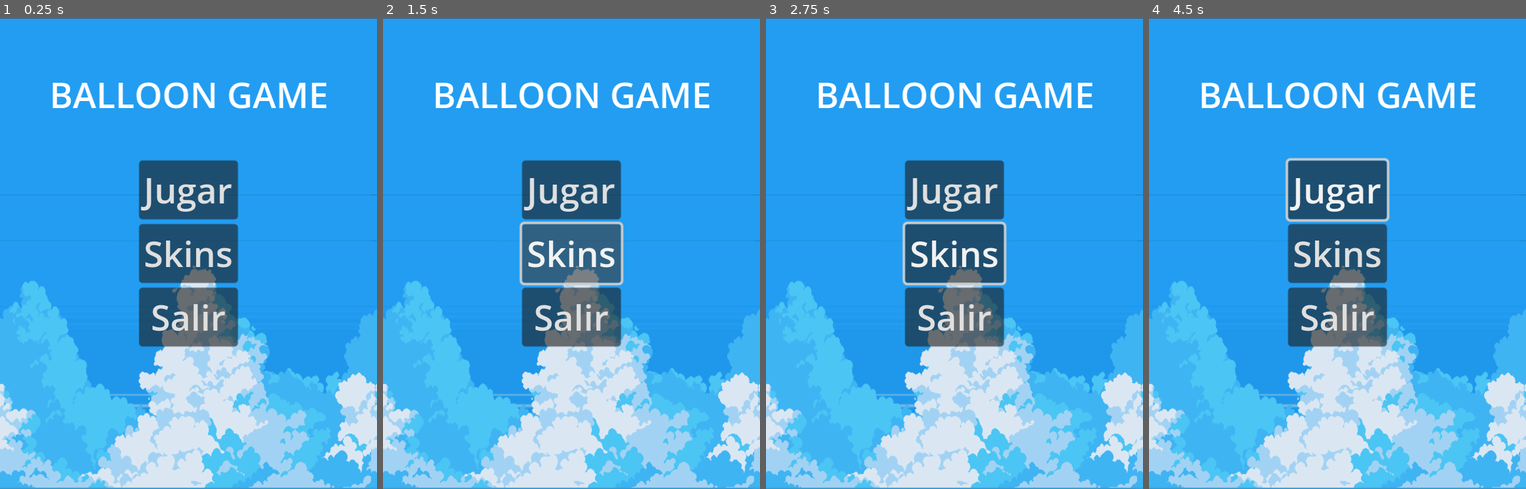
Above: before the commit, frames 1-4 (left to right).
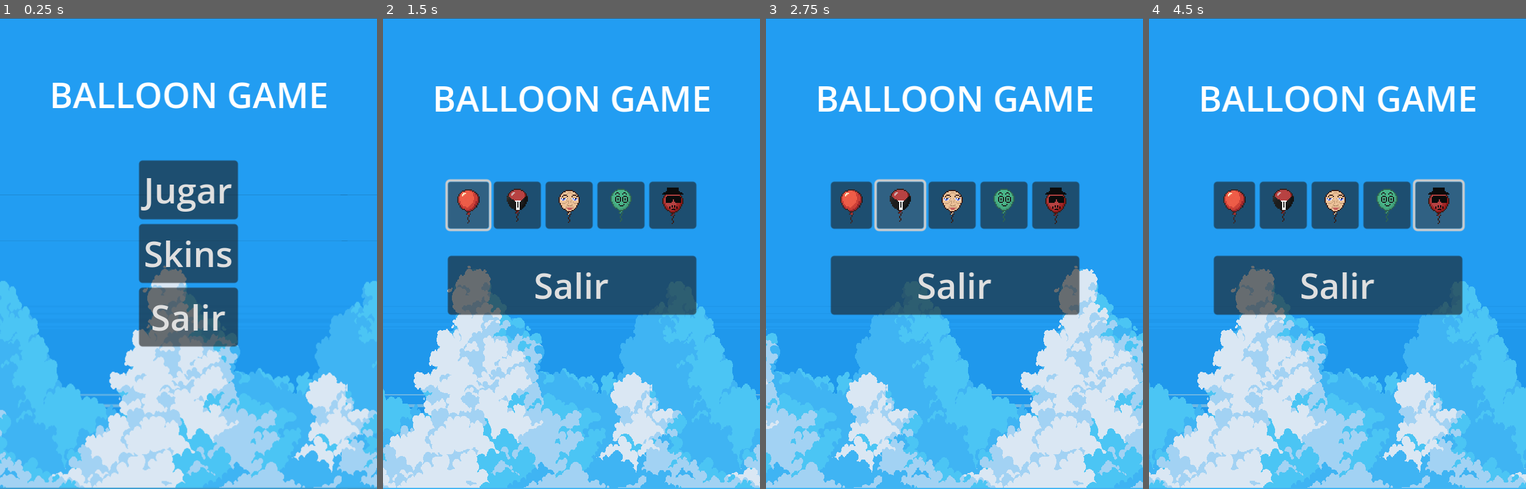
Above: after the commit, the same moments.

Repository: ALDAXITOALONE/BallonGame_Aldaxn_n_Bordoli
Game: Godot game, scene res://Escenas/menu.tscn
Same seed, same stepped clock (60 frames per second), same inputs: the game is played once before the commit and once after it. The project has no main scene, so this scene is started directly.
Inputs (mouse positions are in pixels of both pictures, inside the frame that each line leads up to):
- Up to frame 1 (0.25 s): no input
- Up to frame 2 (1.5 s): click "Skins" at 0.5 s; click "Skins" (after the commit: "......") at 1.25 s
- Up to frame 3 (2.75 s): click (897, 206) at 2.02 s
- Up to frame 4 (4.5 s): click (1333, 206) at 2.77 s; click (1386, 206) at 3.52 s; click (1439, 206) at 4.27 s

The runs differ from the first frame. In frame 1, 20% of the frame differs, in the area x 0-100%, y 37-100%; in frame 2, 47%; in frame 3, 46%; in frame 4, 47%, in the area x 0-100%, y 13-100%.

Commit message:
Interfaz Skins

Diff:
--- a/Escenas/jugador.tscn
+++ b/Escenas/jugador.tscn
@@ -1,9 +1,9 @@
 [gd_scene load_steps=10 format=3 uid="uid://nohiebf2u1dx"]
 
-[ext_resource type="Script" path="res://jugador.gd" id="1_x5j5t"]
-[ext_resource type="Texture2D" uid="uid://2ywk6o70s3w8" path="res://Spikes/ChatGPT Image 10 may 2025, 01_34_49 p.m..png" id="2_duioa"]
-[ext_resource type="Texture2D" uid="uid://2d33vod41er8" path="res://Spikes/explosion0 (2).png" id="3_dq6kf"]
-[ext_resource type="PackedScene" uid="uid://duvgklhlmsa1v" path="res://perdedor.tscn" id="4_38n7y"]
+[ext_resource type="Script" path="res://Scripts/jugador.gd" id="1_x5j5t"]
+[ext_resource type="Texture2D" uid="uid://2ywk6o70s3w8" path="res://Assets/ChatGPT Image 10 may 2025, 01_34_49 p.m..png" id="2_duioa"]
+[ext_resource type="Texture2D" uid="uid://2d33vod41er8" path="res://Assets/explosion0 (2).png" id="3_dq6kf"]
+[ext_resource type="PackedScene" uid="uid://duvgklhlmsa1v" path="res://Escenas/perdedor.tscn" id="4_38n7y"]
 
 [sub_resource type="CapsuleShape2D" id="CapsuleShape2D_6385t"]
 radius = 24.0
@@ -152,7 +152,7 @@
 script = ExtResource("1_x5j5t")
 
 [node name="Sprite2D" type="Sprite2D" parent="."]
-texture_filter = 2
+texture_filter = 1
 scale = Vector2(0.083, 0.085)
 texture = ExtResource("2_duioa")
 
@@ -198,6 +198,7 @@
 
 [node name="CanvasLayer" parent="." instance=ExtResource("4_38n7y")]
 visible = false
+script = null
 
 [node name="Label2" type="Label" parent="CanvasLayer"]
 anchors_preset = 8
@@ -205,14 +206,18 @@
 anchor_top = 0.5
 anchor_right = 0.5
 anchor_bottom = 0.5
-offset_left = -53.0
-offset_top = -160.0
-offset_right = 57.0
-offset_bottom = -110.0
+offset_left = -155.0
+offset_top = -161.0
+offset_right = 154.0
+offset_bottom = -111.0
 grow_horizontal = 2
 grow_vertical = 2
 theme_override_colors/font_color = Color(1, 0.752941, 0, 1)
-theme_override_font_sizes/font_size = 16
+theme_override_font_sizes/font_size = 10
+text = "Hay competiciones de arte con globos donde crean
+dragones, vestidos, castillos y más, ¡solo con globos inflables!\"
+"
+horizontal_alignment = 1
 
 [node name="perdedor" type="Timer" parent="."]
 wait_time = 3.0
@@ -225,9 +230,9 @@
 [node name="velocidad" type="CanvasLayer" parent="."]
 
 [node name="km" type="Label" parent="velocidad"]
-offset_left = 186.0
+offset_left = 165.0
 offset_top = 24.0
-offset_right = 226.0
+offset_right = 205.0
 offset_bottom = 47.0
 theme_override_colors/font_color = Color(1, 1, 1, 1)
 
--- a/Escenas/mapa.tscn
+++ b/Escenas/mapa.tscn
@@ -1,12 +1,12 @@
 [gd_scene load_steps=10 format=3 uid="uid://ctgubief0h3ip"]
 
-[ext_resource type="Script" path="res://mapa.gd" id="1_h3hsc"]
-[ext_resource type="PackedScene" uid="uid://nohiebf2u1dx" path="res://jugador.tscn" id="1_n4tuw"]
-[ext_resource type="Texture2D" uid="uid://bhklupxuxqlpa" path="res://Spikes/free-sky-with-clouds-background-pixel-art-set/Clouds/Clouds 1/4.png" id="3_8nkps"]
-[ext_resource type="Script" path="res://parallax_layer.gd" id="3_k043s"]
-[ext_resource type="Texture2D" uid="uid://bnnx5bavw0xwk" path="res://Spikes/Tilesets/OverWorld.png" id="4_jqyvt"]
-[ext_resource type="PackedScene" uid="uid://puic6emtybl8" path="res://pinchos.tscn" id="6_co3dq"]
-[ext_resource type="PackedScene" uid="uid://ddd2urpgxcmai" path="res://objeto.tscn" id="7_xqv4n"]
+[ext_resource type="Script" path="res://Scripts/mapa.gd" id="1_h3hsc"]
+[ext_resource type="PackedScene" uid="uid://nohiebf2u1dx" path="res://Escenas/jugador.tscn" id="1_n4tuw"]
+[ext_resource type="Texture2D" uid="uid://bhklupxuxqlpa" path="res://Assets/free-sky-with-clouds-background-pixel-art-set/Clouds/Clouds 1/4.png" id="3_8nkps"]
+[ext_resource type="Script" path="res://Scripts/parallax_layer.gd" id="3_k043s"]
+[ext_resource type="Texture2D" uid="uid://bnnx5bavw0xwk" path="res://Assets/free-sky-with-clouds-background-pixel-art-set/Clouds/Clouds 2/Tilesets/OverWorld.png" id="4_jqyvt"]
+[ext_resource type="PackedScene" uid="uid://puic6emtybl8" path="res://Escenas/pinchos.tscn" id="6_co3dq"]
+[ext_resource type="PackedScene" uid="uid://ddd2urpgxcmai" path="res://Escenas/objeto.tscn" id="7_xqv4n"]
 
 [sub_resource type="TileSetAtlasSource" id="TileSetAtlasSource_qpacc"]
 texture = ExtResource("4_jqyvt")
--- a/Escenas/menu.tscn
+++ b/Escenas/menu.tscn
@@ -1,9 +1,9 @@
 [gd_scene load_steps=5 format=3 uid="uid://bvbmetiiixwrv"]
 
-[ext_resource type="Script" path="res://menu.gd" id="1_ihot3"]
-[ext_resource type="Texture2D" uid="uid://bxyre6mhu8fqu" path="res://Spikes/free-sky-with-clouds-background-pixel-art-set/Clouds/Clouds 1/1.png" id="1_sdw64"]
-[ext_resource type="Texture2D" uid="uid://cl1xhfxujvheb" path="res://Spikes/free-sky-with-clouds-background-pixel-art-set/Clouds/Clouds 1/2.png" id="2_x3xla"]
-[ext_resource type="Texture2D" uid="uid://bhklupxuxqlpa" path="res://Spikes/free-sky-with-clouds-background-pixel-art-set/Clouds/Clouds 1/4.png" id="3_l10bu"]
+[ext_resource type="Script" path="res://Scripts/menu.gd" id="1_ihot3"]
+[ext_resource type="Texture2D" uid="uid://bxyre6mhu8fqu" path="res://Assets/free-sky-with-clouds-background-pixel-art-set/Clouds/Clouds 1/1.png" id="1_sdw64"]
+[ext_resource type="Texture2D" uid="uid://cl1xhfxujvheb" path="res://Assets/free-sky-with-clouds-background-pixel-art-set/Clouds/Clouds 1/2.png" id="2_x3xla"]
+[ext_resource type="Texture2D" uid="uid://bhklupxuxqlpa" path="res://Assets/free-sky-with-clouds-background-pixel-art-set/Clouds/Clouds 1/4.png" id="3_l10bu"]
 
 [node name="Menu" type="Control"]
 process_mode = 3
@@ -44,6 +44,7 @@
 grow_vertical = 2
 
 [node name="Jugar" type="Button" parent="VBoxContainer"]
+process_mode = 3
 layout_mode = 2
 theme_override_font_sizes/font_size = 30
 text = "Jugar
@@ -90,4 +91,5 @@
 texture = ExtResource("3_l10bu")
 
 [connection signal="pressed" from="VBoxContainer/Jugar" to="." method="_on_jugar_pressed"]
+[connection signal="pressed" from="VBoxContainer/Button" to="." method="_on_button_pressed"]
 [connection signal="pressed" from="VBoxContainer/Salir" to="." method="_on_salir_pressed"]
--- a/Escenas/objeto.tscn
+++ b/Escenas/objeto.tscn
@@ -1,7 +1,7 @@
 [gd_scene load_steps=4 format=3 uid="uid://ddd2urpgxcmai"]
 
-[ext_resource type="Script" path="res://objeto.gd" id="1_1k3xg"]
-[ext_resource type="Texture2D" uid="uid://d3r6k6fwtd2lk" path="res://Spikes/ChatGPT Image 16 may 2025, 08_27_10 p.m..png" id="2_1w8kx"]
+[ext_resource type="Script" path="res://Scripts/objeto.gd" id="1_1k3xg"]
+[ext_resource type="Texture2D" uid="uid://d3r6k6fwtd2lk" path="res://Assets/ChatGPT Image 16 may 2025, 08_27_10 p.m..png" id="2_1w8kx"]
 
 [sub_resource type="RectangleShape2D" id="RectangleShape2D_xy5uy"]
 size = Vector2(17.5, 25)
--- a/Escenas/perdedor.tscn
+++ b/Escenas/perdedor.tscn
@@ -1,6 +1,6 @@
 [gd_scene load_steps=2 format=3 uid="uid://duvgklhlmsa1v"]
 
-[ext_resource type="Script" path="res://perdedor.gd" id="1_2xxdp"]
+[ext_resource type="Script" path="res://Scripts/perdedor.gd" id="1_2xxdp"]
 
 [node name="CanvasLayer" type="CanvasLayer"]
 process_mode = 3
@@ -47,11 +47,13 @@
 grow_vertical = 2
 
 [node name="reiniciar" type="Button" parent="VBoxContainer"]
+process_mode = 3
 layout_mode = 2
 text = "Reiniciar
 "
 
 [node name="salir" type="Button" parent="VBoxContainer"]
+process_mode = 3
 layout_mode = 2
 text = "Salir"
 
--- a/Escenas/pinchos.tscn
+++ b/Escenas/pinchos.tscn
@@ -1,7 +1,7 @@
 [gd_scene load_steps=4 format=3 uid="uid://puic6emtybl8"]
 
-[ext_resource type="Script" path="res://pinchos.gd" id="1_sbcwo"]
-[ext_resource type="Texture2D" uid="uid://gnue70ppcqqk" path="res://Spikes/Enlarged/4 Conjoined Spikes.png" id="2_ymwfy"]
+[ext_resource type="Script" path="res://Scripts/pinchos.gd" id="1_sbcwo"]
+[ext_resource type="Texture2D" uid="uid://gnue70ppcqqk" path="res://Assets/Enlarged/4 Conjoined Spikes.png" id="2_ymwfy"]
 
 [sub_resource type="RectangleShape2D" id="RectangleShape2D_kxfyk"]
 size = Vector2(174.854, 73.3503)
--- /dev/null
+++ b/Escenas/skins.tscn
@@ -0,0 +1,137 @@
+[gd_scene load_steps=10 format=3 uid="uid://bnjwhtkghj0bv"]
+
+[ext_resource type="Script" path="res://Scripts/skins.gd" id="1_w7k8a"]
+[ext_resource type="Texture2D" uid="uid://2ywk6o70s3w8" path="res://Assets/ChatGPT Image 10 may 2025, 01_34_49 p.m..png" id="2_vmih4"]
+[ext_resource type="Texture2D" uid="uid://dtg838lxt4e7q" path="res://Assets/Sprite-0013.png" id="3_vuhp6"]
+[ext_resource type="Texture2D" uid="uid://1v6vv7v23rfj" path="res://Assets/Sprite-0014.png" id="4_ucaru"]
+[ext_resource type="Texture2D" uid="uid://dq8w80dia2rr4" path="res://Assets/Sprite-0015.png" id="5_5kf60"]
+[ext_resource type="Texture2D" uid="uid://d2ll3r8rcodto" path="res://Assets/Sprite-0016.png" id="6_x6d5g"]
+[ext_resource type="Texture2D" uid="uid://bxyre6mhu8fqu" path="res://Assets/free-sky-with-clouds-background-pixel-art-set/Clouds/Clouds 1/1.png" id="7_cbylt"]
+[ext_resource type="Texture2D" uid="uid://cl1xhfxujvheb" path="res://Assets/free-sky-with-clouds-background-pixel-art-set/Clouds/Clouds 1/2.png" id="8_bo1th"]
+[ext_resource type="Texture2D" uid="uid://bhklupxuxqlpa" path="res://Assets/free-sky-with-clouds-background-pixel-art-set/Clouds/Clouds 1/4.png" id="9_7q7b7"]
+
+[node name="Skins" type="Control"]
+layout_mode = 3
+anchors_preset = 15
+anchor_right = 1.0
+anchor_bottom = 1.0
+grow_horizontal = 2
+grow_vertical = 2
+script = ExtResource("1_w7k8a")
+
+[node name="Titulo" type="Label" parent="."]
+layout_mode = 1
+anchors_preset = 8
+anchor_left = 0.5
+anchor_top = 0.5
+anchor_right = 0.5
+anchor_bottom = 0.5
+offset_left = -118.5
+offset_top = -153.0
+offset_right = 118.5
+offset_bottom = -111.0
+grow_horizontal = 2
+grow_vertical = 2
+theme_override_font_sizes/font_size = 30
+text = "BALLOON GAME"
+horizontal_alignment = 1
+
+[node name="VBoxContainer" type="VBoxContainer" parent="."]
+layout_mode = 1
+anchors_preset = 8
+anchor_left = 0.5
+anchor_top = 0.5
+anchor_right = 0.5
+anchor_bottom = 0.5
+offset_left = -42.0
+offset_top = -79.0
+offset_right = 42.0
+offset_bottom = 79.0
+grow_horizontal = 2
+grow_vertical = 2
+theme_override_constants/separation = 5
+
+[node name="HBoxContainer" type="HBoxContainer" parent="VBoxContainer"]
+layout_mode = 2
+size_flags_horizontal = 4
+size_flags_vertical = 6
+
+[node name="Button" type="Button" parent="VBoxContainer/HBoxContainer"]
+layout_mode = 2
+theme_override_colors/font_hover_color = Color(0, 0, 0, 0)
+theme_override_colors/font_pressed_color = Color(0, 0, 0, 0)
+theme_override_colors/font_focus_color = Color(0, 0, 0, 0)
+theme_override_colors/font_color = Color(0, 0, 0, 0)
+text = "......"
+
+[node name="Sprite2D" type="Sprite2D" parent="VBoxContainer/HBoxContainer/Button"]
+texture_filter = 1
+position = Vector2(17.5, 20)
+scale = Vector2(0.0336914, 0.0332031)
+texture = ExtResource("2_vmih4")
+
+[node name="Skin1" type="Button" parent="VBoxContainer/HBoxContainer"]
+texture_filter = 1
+layout_mode = 2
+icon = ExtResource("3_vuhp6")
+
+[node name="Skin2" type="Button" parent="VBoxContainer/HBoxContainer"]
+texture_filter = 1
+layout_mode = 2
+icon = ExtResource("4_ucaru")
+
+[node name="Skin3" type="Button" parent="VBoxContainer/HBoxContainer"]
+texture_filter = 1
+layout_mode = 2
+icon = ExtResource("5_5kf60")
+
+[node name="Skin4" type="Button" parent="VBoxContainer/HBoxContainer"]
+texture_filter = 1
+layout_mode = 2
+icon = ExtResource("6_x6d5g")
+
+[node name="Salir" type="Button" parent="VBoxContainer"]
+process_mode = 3
+layout_mode = 2
+size_flags_vertical = 2
+theme_override_font_sizes/font_size = 30
+text = "Salir
+"
+
+[node name="ParallaxBackground" type="ParallaxBackground" parent="."]
+
+[node name="ParallaxLayer" type="ParallaxLayer" parent="ParallaxBackground"]
+texture_repeat = 3
+motion_scale = Vector2(0, 0)
+
+[node name="Sprite2D" type="Sprite2D" parent="ParallaxBackground/ParallaxLayer"]
+texture_filter = 1
+position = Vector2(159.75, 200)
+scale = Vector2(0.556424, 1.23148)
+texture = ExtResource("7_cbylt")
+
+[node name="ParallaxLayer2" type="ParallaxLayer" parent="ParallaxBackground"]
+texture_filter = 2
+texture_repeat = 2
+motion_mirroring = Vector2(315, 0)
+
+[node name="2" type="Sprite2D" parent="ParallaxBackground/ParallaxLayer2"]
+texture_filter = 1
+texture_repeat = 2
+position = Vector2(159.5, 275)
+scale = Vector2(0.557292, 0.771605)
+texture = ExtResource("8_bo1th")
+
+[node name="Sprite2D2" type="Sprite2D" parent="ParallaxBackground/ParallaxLayer2"]
+texture_filter = 1
+texture_repeat = 2
+position = Vector2(160, 294)
+scale = Vector2(0.555556, 0.648148)
+texture = ExtResource("9_7q7b7")
+
+[connection signal="pressed" from="VBoxContainer/HBoxContainer/Button" to="." method="_on_button_pressed"]
+[connection signal="pressed" from="VBoxContainer/HBoxContainer/Skin1" to="." method="_on_skin_1_pressed"]
+[connection signal="pressed" from="VBoxContainer/HBoxContainer/Skin2" to="." method="_on_skin_2_pressed"]
+[connection signal="pressed" from="VBoxContainer/HBoxContainer/Skin3" to="." method="_on_skin_3_pressed"]
+[connection signal="pressed" from="VBoxContainer/HBoxContainer/Skin4" to="." method="_on_skin_4_pressed"]
+[connection signal="pressed" from="VBoxContainer/Salir" to="." method="_on_salir_pressed"]
--- a/Scripts/jugador.gd
+++ b/Scripts/jugador.gd
@@ -9,6 +9,7 @@
 @onready var cuenta = $Tiempo
 @onready var perdedor = $CanvasLayer
 @onready var sprite = $Sprite2D
+@onready var tip = $CanvasLayer/Label2
 var puedeEmpezar = false
 var vida = 1
 var explotando = false
@@ -17,11 +18,22 @@
 var spaceTimer = true
 
 func _ready():
+	var skin_actual = Global.skin
 	$Tiempo.text = str(cuentaRegresiva)
 	get_tree().paused = false
 	perdedor.visible = false
 	$CuentaRegresiva.start()
 	$Space.start()
+	if skin_actual != null:
+		sprite.texture = skin_actual
+	else:
+		sprite.texture = preload("res://Assets/ChatGPT Image 10 may 2025, 01_34_49 p.m..png")
+		skin_actual = sprite.texture
+
+	if skin_actual != preload("res://Assets/ChatGPT Image 10 may 2025, 01_34_49 p.m..png"):
+		sprite.scale = Vector2(2.568, 2.63)
+	else:
+		sprite.scale = Vector2(0.083, 0.085)
 
 func _physics_process(delta: float) -> void:
 
@@ -78,21 +90,48 @@
 func recibirDaño(daño):
 	vida = vida - daño
 	if vida == 0:
+		var numero = randi_range(1,8)
 		ARRIBA = 0
 		sprite.visible = false
 		$perdedor.start()
 		$Muerte.play("muerte")
 		explotando = true
 		print("moriste")
-		$CanvasLayer/Label2.text = "TIP: evita los obstaculos \npara no EXPLOTAR💥💥"
+		match numero:
+			1:
+				tip.text = "TIP: evita los obstaculos \npara no EXPLOTAR💥💥"
+				tip.add_theme_font_size_override("font_size", 15)
+			2:
+				tip.text = "¿Sabias que no todos los globos flotan? \nLos globos comunes con aire normal no flotan. "
+				tip.add_theme_font_size_override("font_size", 13)
+			3:
+				tip.add_theme_font_size_override("font_size", 10)
+				tip.text = "El calor hace que el aire o helio dentro del globo se expanda. \nSi hay mucha presión interna, ¡pum! explotan."
+			4:
+				tip.add_theme_font_size_override("font_size", 10)
+				tip.text = "En ciencia, se usan globos meteorológicos que pueden \nascender más de 30 km en la atmósfera para estudiar el clima."
+			5:
+				tip.add_theme_font_size_override("font_size", 10)
+				tip.text = "Hay competiciones de arte con globos donde crean  \ndragones, vestidos, castillos y más, ¡solo con globos inflables!"
+			6:
+				tip.add_theme_font_size_override("font_size", 10)
+				tip.text = "El primer globo de goma fue inventado en 1824 por Michael \nFaraday, quien los usaba en experimentos científicos."
+			7:
+				tip.add_theme_font_size_override("font_size", 15)
+				tip.text = "Tip: Agarra helio para evitar \nquedarte sin aire"
+			8:
+				tip.add_theme_font_size_override("font_size", 15)
+				tip.text = "Este juego lo hizo Aldax y Bordoli a las 3AM."
+
 
 
 func agarrarObjeto():
 	ARRIBA = -300.0
 
 func _on_perdedor_timeout() -> void:
-		get_tree().paused = true
-		perdedor.visible = true
+	km.visible = false
+	perdedor.visible = true
+	perdedor.get_tree().paused = false
 
 
 func _on_aumento_velocidad_timeout() -> void:
--- a/Scripts/menu.gd
+++ b/Scripts/menu.gd
@@ -12,8 +12,12 @@
 
 
 func _on_jugar_pressed() -> void:
-	get_tree().change_scene_to_file("res://mapa.tscn")
+	get_tree().change_scene_to_file("res://Escenas/mapa.tscn")
 
 
 func _on_salir_pressed() -> void:
 	get_tree().quit()
+
+
+func _on_button_pressed() -> void:
+	get_tree().change_scene_to_file("res://Escenas/skins.tscn")
--- a/Scripts/objeto.gd
+++ b/Scripts/objeto.gd
@@ -1,17 +1,17 @@
 extends Area2D
-var valor = randf_range(1, 10)
+var valor = randi_range(1, 10)
 var aumento
 @onready var sprite = $Sprite2D
 
 func _ready() -> void:
 	if valor >= 1 and valor < 6:
 		aumento = 0.04
-		sprite.texture = preload("res://Spikes/ChatGPT Image 16 may 2025, 06_58_44 p.m..png")
+		sprite.texture = preload("res://Assets/ChatGPT Image 16 may 2025, 06_58_44 p.m..png")
 	elif valor > 6 and valor < 9:
 		aumento = 0.056
-		sprite.texture = preload("res://Spikes/ChatGPT Image 16 may 2025, 08_03_45 p.m..png")
+		sprite.texture = preload("res://Assets/ChatGPT Image 16 may 2025, 08_03_45 p.m..png")
 	else:
-		sprite.texture = preload("res://Spikes/ChatGPT Image 16 may 2025, 08_27_10 p.m..png")
+		sprite.texture = preload("res://Assets/ChatGPT Image 16 may 2025, 08_27_10 p.m..png")
 
 func _on_body_entered(body: Node2D) -> void:
 	if body.is_in_group("jugador"):
--- a/Scripts/perdedor.gd
+++ b/Scripts/perdedor.gd
@@ -3,6 +3,5 @@
 func _on_reiniciar_pressed() -> void:
 	get_tree().reload_current_scene()
 
-
 func _on_salir_pressed() -> void:
-	get_tree().change_scene_to_file("res://menu.tscn")
+	get_tree().change_scene_to_file("res://Escenas/menu.tscn")
--- /dev/null
+++ b/Scripts/skins.gd
@@ -0,0 +1,36 @@
+extends Control
+var skin_seleccionada
+
+func _process(delta: float) -> void:
+	$ParallaxBackground.scroll_offset.x += -100 * delta
+
+func _on_button_pressed() -> void:
+	skin_seleccionada = preload("res://Assets/ChatGPT Image 10 may 2025, 01_34_49 p.m..png")
+	Global.skin  = skin_seleccionada
+	print(Global.skin)
+
+
+func _on_skin_1_pressed() -> void:
+	skin_seleccionada = preload("res://Assets/Sprite-0013.png")
+	Global.skin  = skin_seleccionada
+	print(Global.skin)
+
+
+
+func _on_skin_2_pressed() -> void:
+	skin_seleccionada = preload("res://Assets/Sprite-0014.png")
+	Global.skin  = skin_seleccionada
+
+
+func _on_skin_3_pressed() -> void:
+	skin_seleccionada = preload("res://Assets/Sprite-0015.png")
+	Global.skin  = skin_seleccionada
+
+
+func _on_skin_4_pressed() -> void:
+	skin_seleccionada = preload("res://Assets/Sprite-0016.png")
+	Global.skin  = skin_seleccionada
+
+
+func _on_salir_pressed() -> void:
+	get_tree().change_scene_to_file("res://Escenas/menu.tscn")
--- /dev/null
+++ b/Scripts/sprite_2d.gd
@@ -0,0 +1,3 @@
+extends Sprite2D
+
+var skin : Texture2D
--- a/project.godot
+++ b/project.godot
@@ -14,6 +14,10 @@
 config/features=PackedStringArray("4.3", "Forward Plus")
 config/icon="res://icon.svg"
 
+[autoload]
+
+Global="*res://Scripts/sprite_2d.gd"
+
 [display]
 
 window/size/viewport_width=320
Not shown, changed: Assets/ChatGPT Image 10 may 2025, 01_34_49 p.m..png.import
Not shown, changed: Assets/ChatGPT Image 16 may 2025, 06_58_44 p.m..png.import
Not shown, changed: Assets/ChatGPT Image 16 may 2025, 08_03_45 p.m..png.import
Not shown, changed: Assets/ChatGPT Image 16 may 2025, 08_27_10 p.m..png.import
Not shown, changed: Assets/Enlarged/4 Conjoined Spikes.png.import
Not shown, changed: Assets/Enlarged/Columned Spikes.png.import
Not shown, changed: Assets/Enlarged/Individual Spike.png.import
Binary file added: Assets/Sprite-0013.png
Not shown, changed: Assets/Sprite-0013.png.import
Binary file added: Assets/Sprite-0014.png
Not shown, added: Assets/Sprite-0014.png.import
Binary file added: Assets/Sprite-0015.png
(and 46 more such lines)
